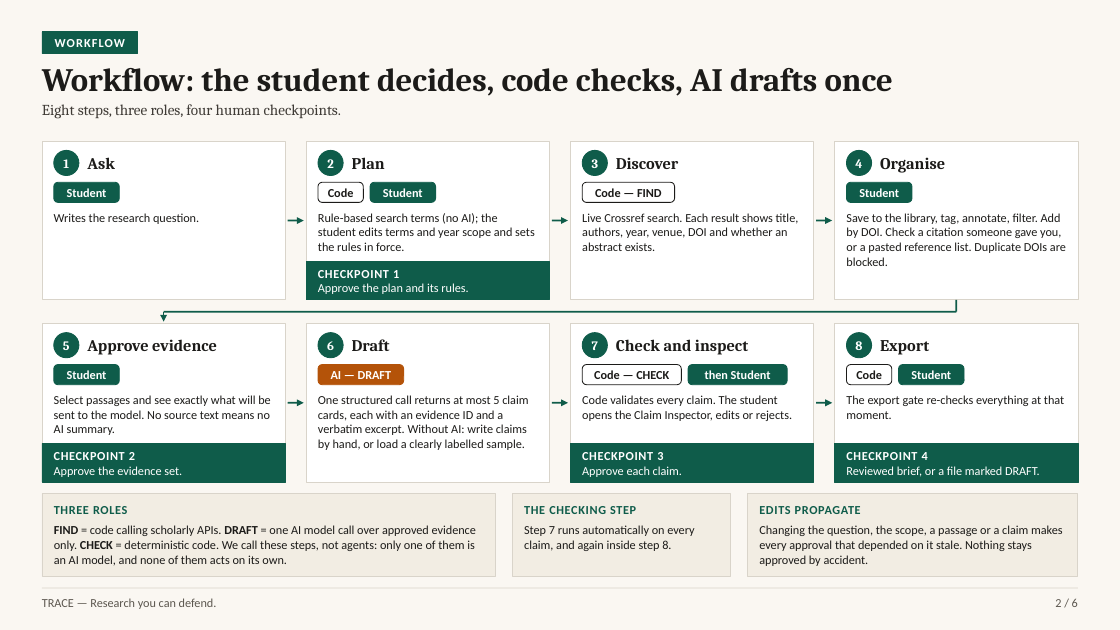
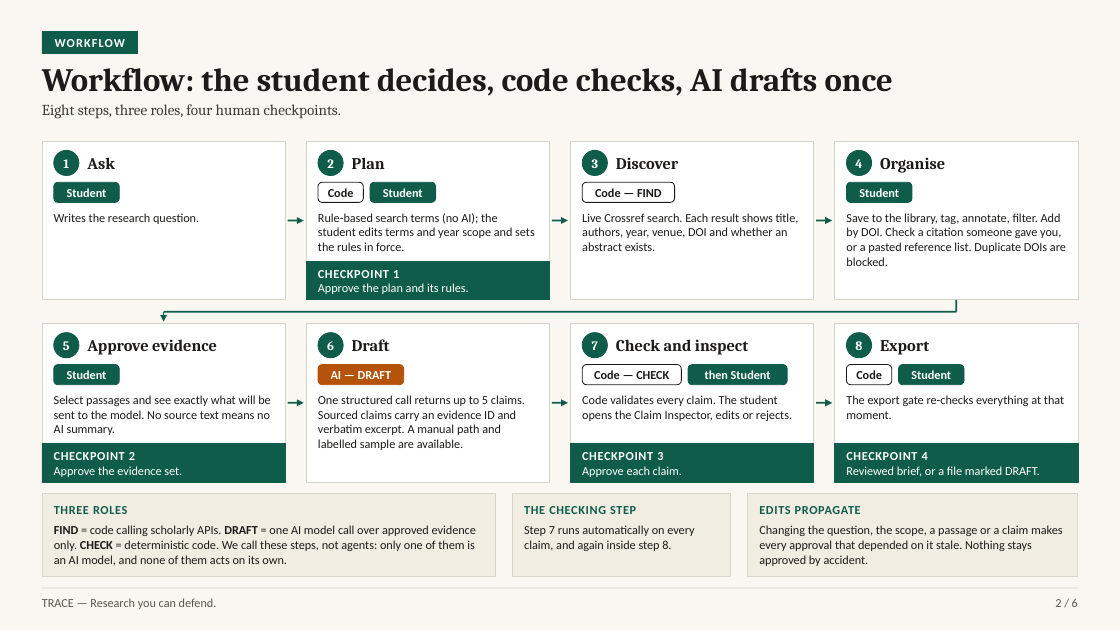
Before and after one commit to mercydeez/trace-hackathon, a slide deck: slide 2 of submissions/phase-1-deck.pptx. Drawn at 1120x630 pixels with LibreOffice and Linux fonts; fonts in the diff are those of the drawing. Boxes give left, top, right and bottom in pixels: in the first picture for what was removed or moved away, otherwise in the second. Text is boxed around its words. In the diff, an @@ line names an element or a change of style, - is before the commit and + after.

```diff
--- a/submissions/phase-1-deck.pptx
+++ b/submissions/phase-1-deck.pptx
@@ text at [318, 395, 525, 450]: text changed @@
-One structured call returns at most 5 claim cards, each with an evidence ID and a verbatim excerpt. Without AI: write claims by hand, or load a clearly labelled sample.
+One structured call returns up to 5 claims. Sourced claims carry an evidence ID and verbatim excerpt. A manual path and labelled sample are available.
```
Also in this commit, not shown: 5 other slides changed, 55 other files.
